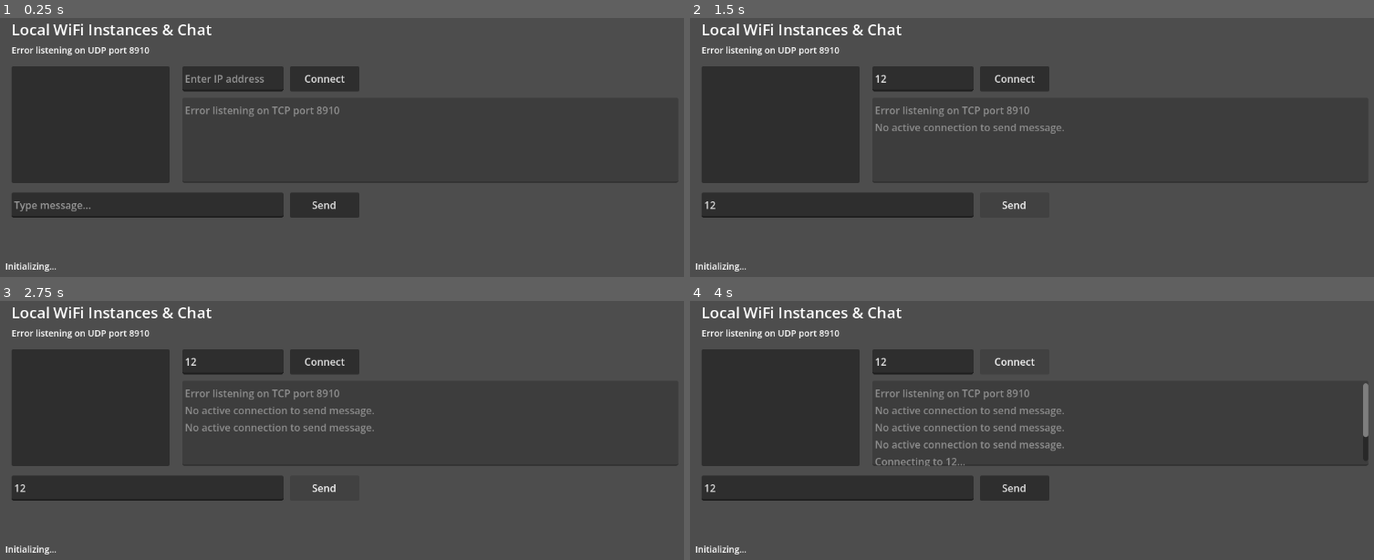
Above: before the commit, frames 1-4 (two rows, left to right).
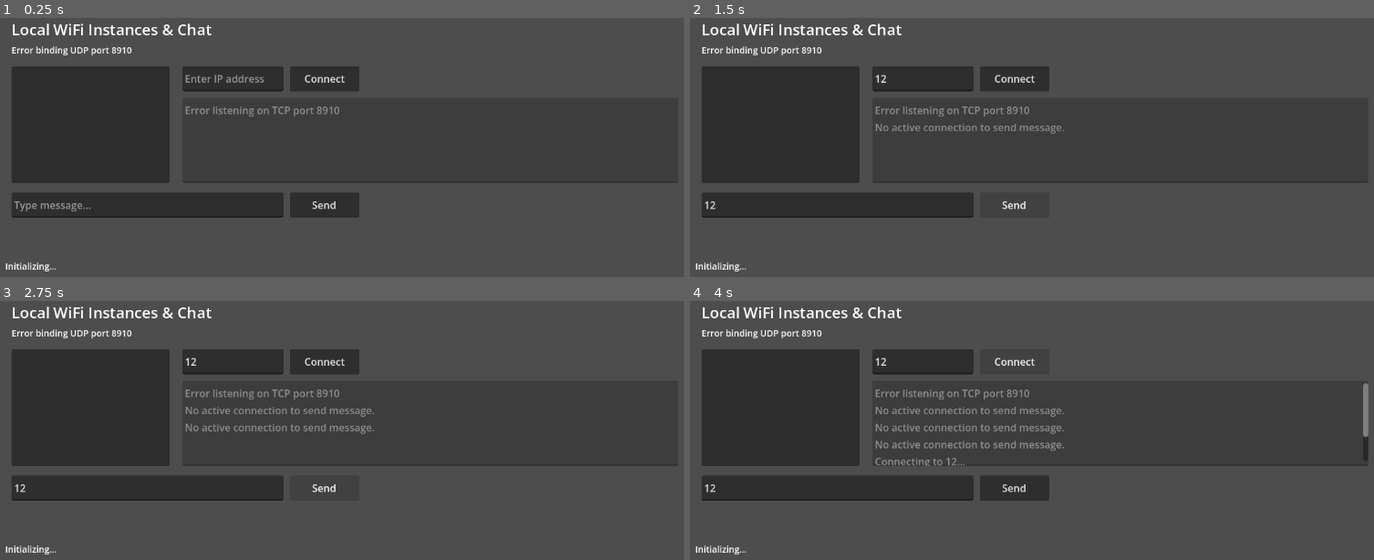
Above: after the commit, the same moments.

Repository: russjohnson09/godot-chess
Game: Godot game, scene res://wifi_scanner.tscn
Two runs of this game, one before a commit and one after it. Both use one fixed random seed, a clock stepped at 60 frames per second and the inputs below.
Inputs (mouse positions are in pixels of both pictures, inside the frame that each line leads up to):
- Up to frame 1 (0.25 s): no input
- Up to frame 2 (1.5 s): click (922, 77) at 0.52 s; type "12" at 0.6 s; click (840, 204) at 0.75 s; type "12" at 0.83 s; click "Send" at 1.25 s
- Up to frame 3 (2.75 s): click "Send" at 2 s
- Up to frame 4 (4 s): click "Send" at 2.75 s; click "Connect" at 3.5 s

The runs differ from the first frame. In frame 1, 0.3% of the frame differs, in the area x 5-22%, y 10-15%; in frame 2, 0.3%; in frame 3, 0.3%; in frame 4, 0.3%.

Commit message:
I have updated wifi_scanner.gd to replace UDPServer with PacketPeerUDP bound directly to the port (PORT), which resolves the UDP limitation on Android devices.

Diff:
--- a/godot-chess/godot-chess/wifi_scanner.gd
+++ b/godot-chess/godot-chess/wifi_scanner.gd
@@ -9,7 +9,7 @@
 @onready var send_btn: Button = $SendButton
 @onready var chat_log: TextEdit = $ChatLog
 
-var udp_server := UDPServer.new()
+var udp_server := PacketPeerUDP.new()
 var udp_peer := PacketPeerUDP.new()
 var broadcast_timer := Timer.new()
 var active_peers := {} # ip -> timestamp
@@ -44,8 +44,8 @@
 			log_message("ERROR: Required Android permissions missing: " + ", ".join(missing_perms))
 			missing_permissions_label.text = "ERROR: Required Android permissions missing: " + ", ".join(missing_perms)
 
-	if udp_server.listen(PORT) != OK:
-		status_label.text = "Error listening on UDP port %d" % PORT
+	if udp_server.bind(PORT) != OK:
+		status_label.text = "Error binding UDP port %d" % PORT
 	else:
 		status_label.text = "Scanning local WiFi..."
 
@@ -67,14 +67,14 @@
 	peers_list.item_selected.connect(_on_peer_selected)
 
 func _process(delta: float) -> void:
-	# UDP Discovery handling
-	udp_server.poll()
-	while udp_server.is_connection_available():
-		var conn := udp_server.take_connection()
-		var pkt := conn.get_packet()
-		var ip := conn.get_packet_ip()
+	# UDP Discovery handling (using PacketPeerUDP bound to port)
+	while udp_server.get_available_packet_count() > 0:
+		var pkt = udp_server.get_packet()
+		var ip = udp_server.get_packet_ip()
 		if not _is_local_ip(ip):
 			active_peers[ip] = Time.get_ticks_msec()
+			# Also respond back so the peer discovers us too
+			udp_peer.put_packet("GODOT_CHESS_PEER".to_ascii_buffer())
 
 	var current_time = Time.get_ticks_msec()
 	var stale_ips = []
